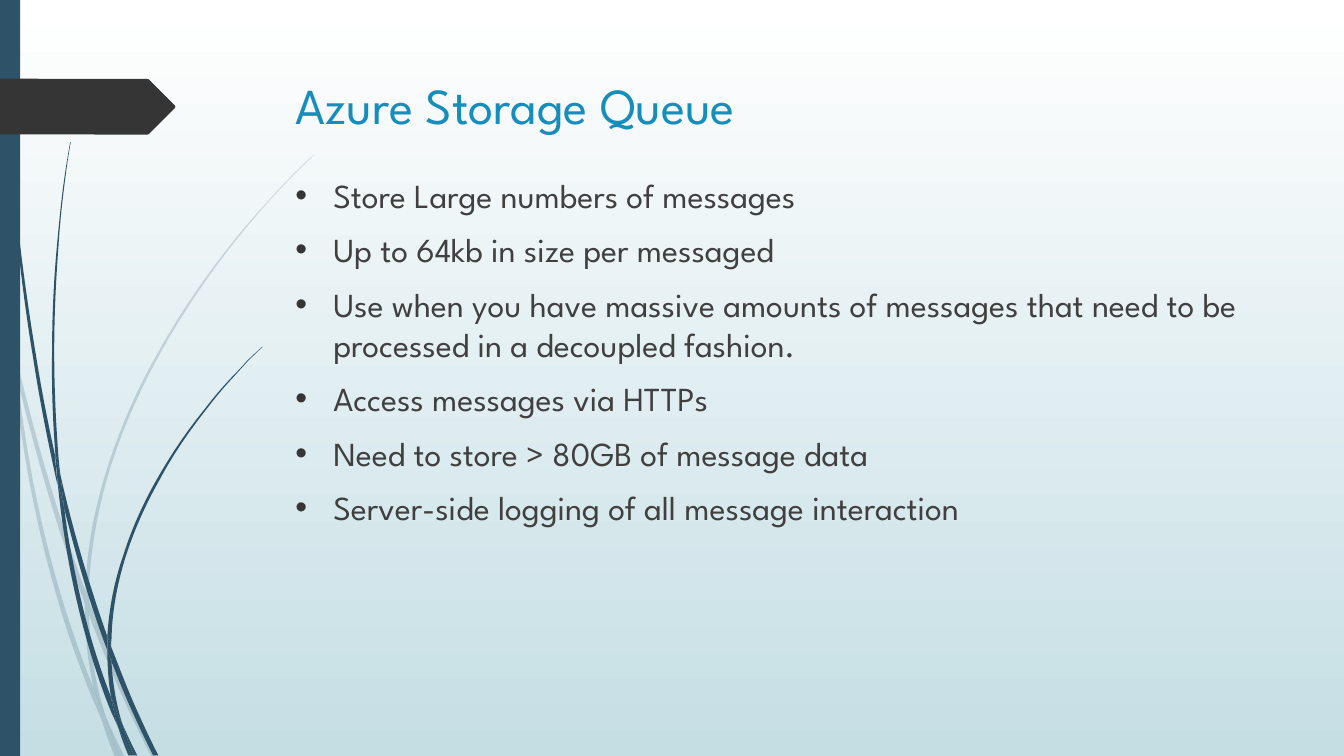
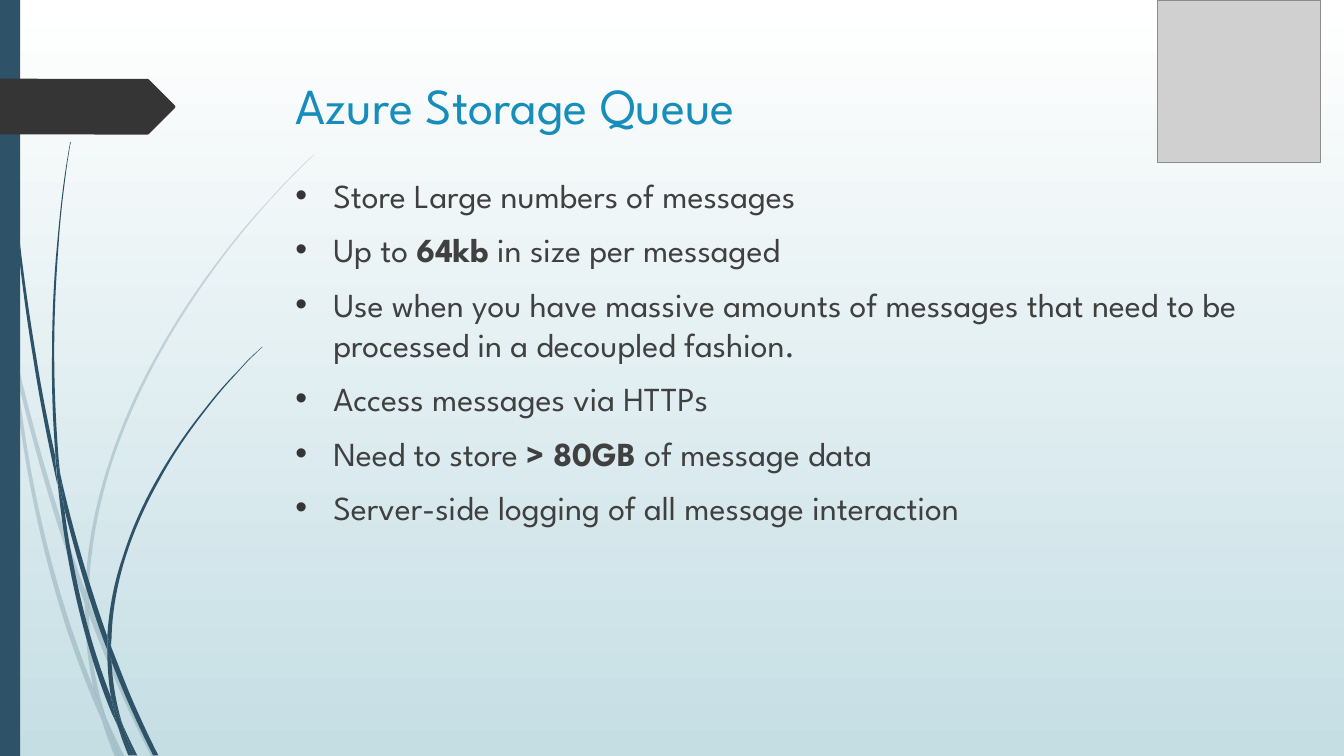
Before and after one commit to blgorman/ServerlessMessagingDemystified, a slide deck: slide 46 of ServerlessMessagingDemystified.pptx (slide 43 before the commit). Drawn at 1344x756 pixels with LibreOffice and Linux fonts; fonts in the diff are those of the drawing; grey boxes stand for pictures. Boxes give left, top, right and bottom in pixels: in the first picture for what was removed or moved away, otherwise in the second. Text is boxed around its words. In the diff, an @@ line names an element or a change of style, - is before the commit and + after.

```diff
--- a/ServerlessMessagingDemystified.pptx
+++ b/ServerlessMessagingDemystified.pptx
@@ picture added at [1157,0,1321,163] @@
@@ text at [333,239,872,474]: bold on in "64kb", "> 80GB" @@
```
Also in this commit, not shown: 10 other slides changed, 3 slides added, 12 other files.
